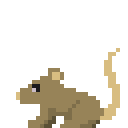
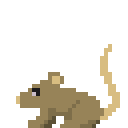
Two versions of the same layered image (128px x 128px). Layer-by-layer changes:
hid "Rat 1" over [16, 48, 120, 120]
showed "Rat 4" over [16, 44, 120, 120]
